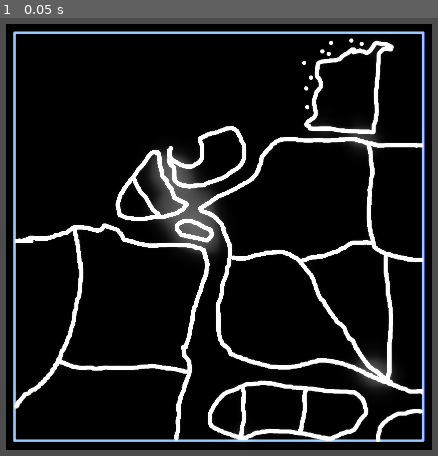
Above: before the commit, frame 1.
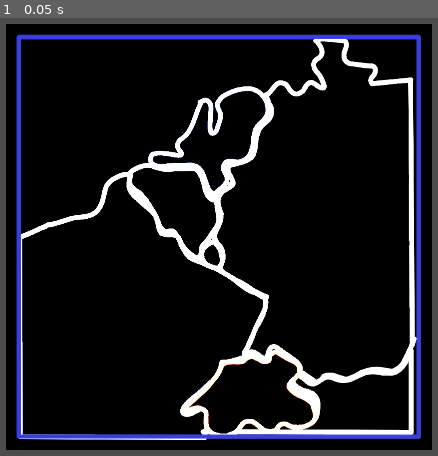
Above: after the commit, the same moment.

Repository: scribblgames/In-Case-Of-Emergency-Destroy-Universe
Game: Godot game, scene res://Scenes/TestingStuffScene.tscn
The game is run twice, just before and just after one commit, with the same random seed, the same clock (stepped at 60 frames per second) and the same inputs.
Inputs:
- Up to frame 1 (0.05 s): no input

The runs differ from the first frame. In frame 1, 23% of the frame differs, in the area x 2-98%, y 2-97%.

Commit message:
i'm boutta commit!

Diff:
--- a/new-game-project/Scenes/TestingStuffScene.tscn
+++ b/new-game-project/Scenes/TestingStuffScene.tscn
@@ -1,13 +1,22 @@
-[gd_scene load_steps=4 format=3 uid="uid://damsuw45mkl2h"]
+[gd_scene load_steps=13 format=3 uid="uid://damsuw45mkl2h"]
 
 [ext_resource type="Shader" path="res://shader/bloom.gdshader" id="1_vta18"]
 [ext_resource type="Texture2D" uid="uid://bpp6dvjq3yo4v" path="res://Textures/maplaceholder.png" id="1_woppr"]
+[ext_resource type="Texture2D" uid="uid://kkf83esh7174" path="res://Textures/Background.PNG" id="3_hsoni"]
+[ext_resource type="Texture2D" uid="uid://yv2pyvfc8a6m" path="res://Textures/Paint Layer 3.PNG" id="4_yhhch"]
+[ext_resource type="Texture2D" uid="uid://cv0ufxvq8xve8" path="res://Textures/Paint Layer 4.PNG" id="5_sn70e"]
+[ext_resource type="Texture2D" uid="uid://4toxndannl68" path="res://Textures/Paint Layer 5.PNG" id="6_n78gc"]
+[ext_resource type="Texture2D" uid="uid://b62btii5rtaxh" path="res://Textures/Paint Layer 7.PNG" id="7_k2gvj"]
+[ext_resource type="Texture2D" uid="uid://hkssm3v56bq5" path="res://Textures/Paint Layer 8.PNG" id="8_b4iyt"]
+[ext_resource type="Texture2D" uid="uid://q58aha4f654b" path="res://Textures/Paint Layer 6.PNG" id="9_75how"]
+[ext_resource type="Texture2D" uid="uid://bc7smte8xjjnh" path="res://Textures/Paint Layer 2.PNG" id="10_g0qcm"]
+[ext_resource type="Texture2D" uid="uid://ca744nl0ngjbv" path="res://Textures/Paint Layer 1.PNG" id="11_3mmlu"]
 
 [sub_resource type="ShaderMaterial" id="ShaderMaterial_g410g"]
 shader = ExtResource("1_vta18")
 shader_parameter/hpass = 1.0
 shader_parameter/vpass = 1.0
-shader_parameter/radius = 49
+shader_parameter/radius = 30
 
 [node name="Node2D" type="Node2D"]
 
@@ -31,9 +40,49 @@
 grow_vertical = 2
 
 [node name="Sprite2D" type="Sprite2D" parent="."]
-modulate = Color(5, 5, 5, 1)
+visible = false
+modulate = Color(1, 1, 1, 0.0156863)
+top_level = true
+position = Vector2(985, 551)
+texture = ExtResource("1_woppr")
+
+[node name="MAP" type="Sprite2D" parent="."]
+modulate = Color(2, 2, 2, 1)
 position = Vector2(985, 554)
-texture = ExtResource("1_woppr")
+texture = ExtResource("3_hsoni")
+
+[node name="Sprite2D3" type="Sprite2D" parent="MAP"]
+position = Vector2(-108, -61)
+texture = ExtResource("4_yhhch")
+
+[node name="Sprite2D4" type="Sprite2D" parent="MAP"]
+position = Vector2(-16, 43)
+texture = ExtResource("5_sn70e")
+
+[node name="Sprite2D5" type="Sprite2D" parent="MAP"]
+position = Vector2(-178, 166)
+texture = ExtResource("6_n78gc")
+
+[node name="Sprite2D7" type="Sprite2D" parent="MAP"]
+position = Vector2(229, -17)
+texture = ExtResource("7_k2gvj")
+
+[node name="Sprite2D8" type="Sprite2D" parent="MAP"]
+position = Vector2(212, 372)
+texture = ExtResource("8_b4iyt")
+
+[node name="Sprite2D6" type="Sprite2D" parent="MAP"]
+modulate = Color(1, 0.245241, 0.187845, 1)
+position = Vector2(73, 378)
+texture = ExtResource("9_75how")
+
+[node name="Sprite2D9" type="Sprite2D" parent="MAP"]
+modulate = Color(0.339605, 0.542632, 1, 1)
+position = Vector2(-23, -231)
+texture = ExtResource("10_g0qcm")
+
+[node name="Sprite2D2" type="Sprite2D" parent="MAP"]
+texture = ExtResource("11_3mmlu")
 
 [node name="Camera2D" type="Camera2D" parent="."]
 position = Vector2(929, 541)
Binary file added: new-game-project/Textures/Background.PNG
Not shown, added: new-game-project/Textures/Background.PNG.import
Binary file added: new-game-project/Textures/Paint Layer 1.PNG
Not shown, added: new-game-project/Textures/Paint Layer 1.PNG.import
Binary file added: new-game-project/Textures/Paint Layer 2.PNG
Not shown, added: new-game-project/Textures/Paint Layer 2.PNG.import
Binary file added: new-game-project/Textures/Paint Layer 3.PNG
Not shown, added: new-game-project/Textures/Paint Layer 3.PNG.import
Binary file added: new-game-project/Textures/Paint Layer 4.PNG
Not shown, added: new-game-project/Textures/Paint Layer 4.PNG.import
Binary file added: new-game-project/Textures/Paint Layer 5.PNG
Not shown, added: new-game-project/Textures/Paint Layer 5.PNG.import
(and 6 more such lines)
